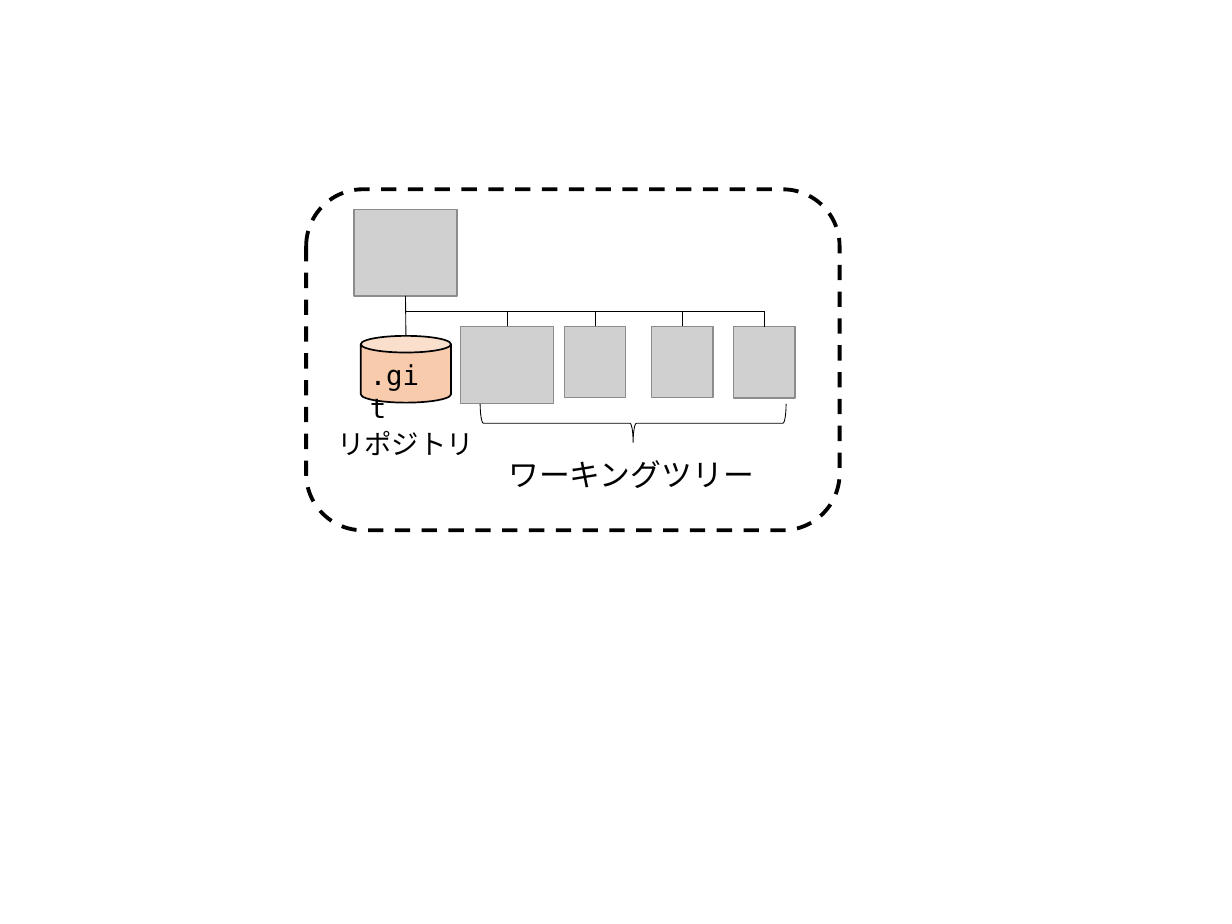
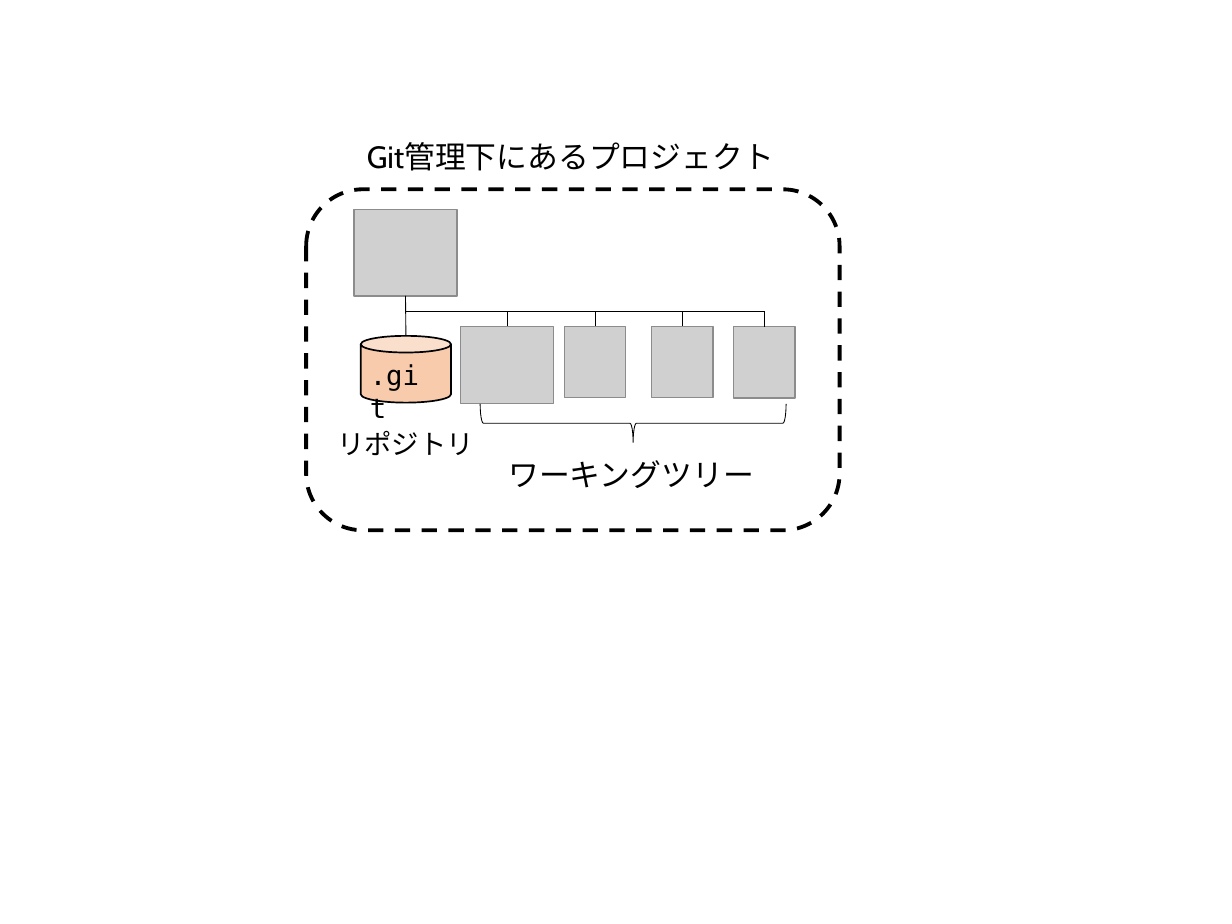
Before and after one commit to kaityo256/github, a slide deck: slide 2 of term/fig/fig.pptx (slide 1 before the commit). Drawn at 1232x924 pixels with LibreOffice and Linux fonts; fonts in the diff are those of the drawing; grey boxes stand for pictures. Boxes give left, top, right and bottom in pixels: in the first picture for what was removed or moved away, otherwise in the second. Text is boxed around its words. In the diff, an @@ line names an element or a change of style, - is before the commit and + after.

```diff
--- a/term/fig/fig.pptx
+++ b/term/fig/fig.pptx
@@ text added at [367,142,774,171], 18 pt, text #000000 @@
+Git管理下にあるプロジェクト
```
Also in this commit, not shown: 1 slide added, 2 other files.
